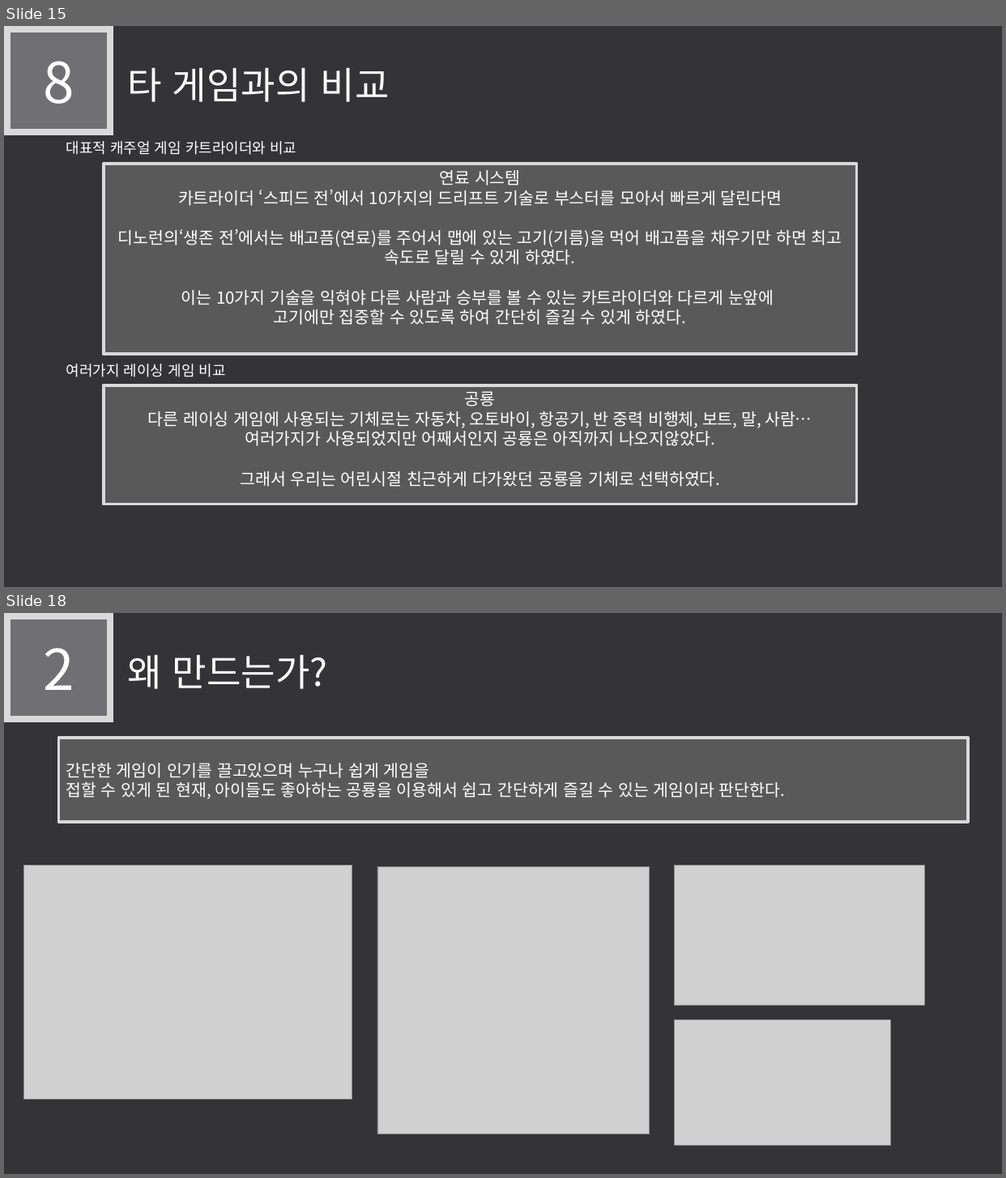
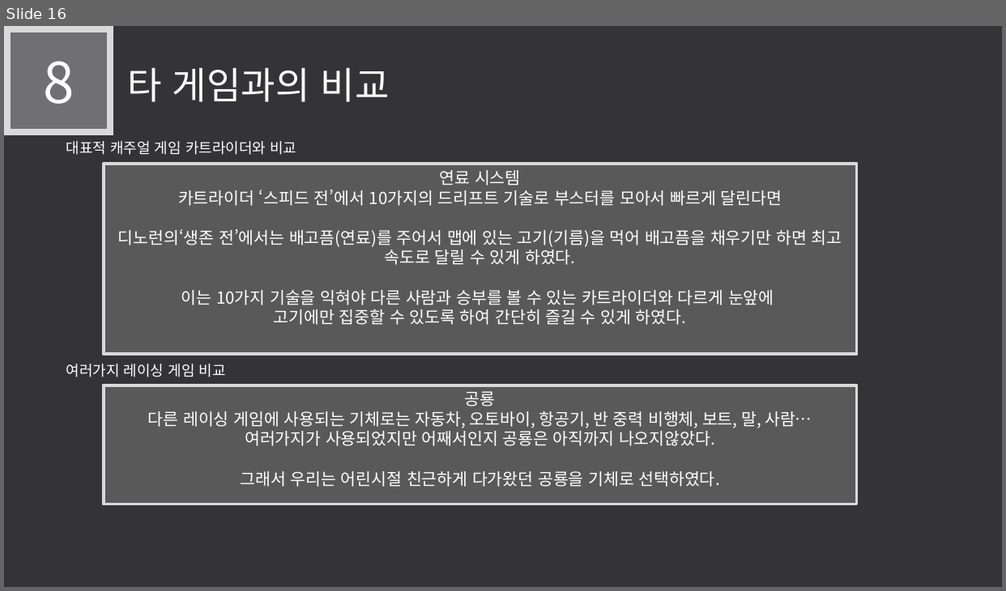
Before and after one commit to LEGO0937/Our_Project, a slide deck: 기획단계/졸작 제안서_α.pptx. Shown one above the other, each under a label of ours: slides 15 and 18 before the commit, slide 16 after it; the slides between them are not shown. The pictures are 1006x1178 and 1006x591 pixels, drawn with LibreOffice and Linux fonts; fonts in the diff are those of the drawing; grey boxes stand for pictures. Boxes give left, top, right and bottom in pixels: in the first picture for what was removed or moved away, otherwise in the second. Text is boxed around its words. In the diff, an @@ line names an element or a change of style, - is before the commit and + after.

Commit message:
최종 수정
Need 어휘수정 원하는 ->필요한
조작법 추가 - 볼거없어도 넣기

```diff
--- a/기획단계/졸작 제안서_α.pptx
+++ b/기획단계/졸작 제안서_α.pptx
@@ slide 18 removed at <box>4,613,1002,1174</box>, background #353537 @@
@@ rectangle removed at <box>7,616,110,719</box> @@
-2
@@ text removed at <box>127,654,328,689</box> @@
-왜 만드는가?
@@ rectangle removed at <box>58,738,968,822</box> @@
-간단한 게임이 인기를 끌고있으며 누구나 쉽게 게임을
-접할 수 있게 된 현재, 아이들도 좋아하는 공룡을 이용해서 쉽고 간단하게 즐길 수 있는 게임이라 판단한다.
@@ picture removed at <box>24,865,352,1100</box> @@
@@ picture removed at <box>377,867,650,1135</box> @@
@@ picture removed at <box>675,865,925,1005</box> @@
@@ picture removed at <box>675,1020,891,1146</box> @@
@@ what was slide 15 is now slide 16 @@
```
Also in this commit, not shown: 6 slides changed, 1 slide added, 1 other slide removed.
